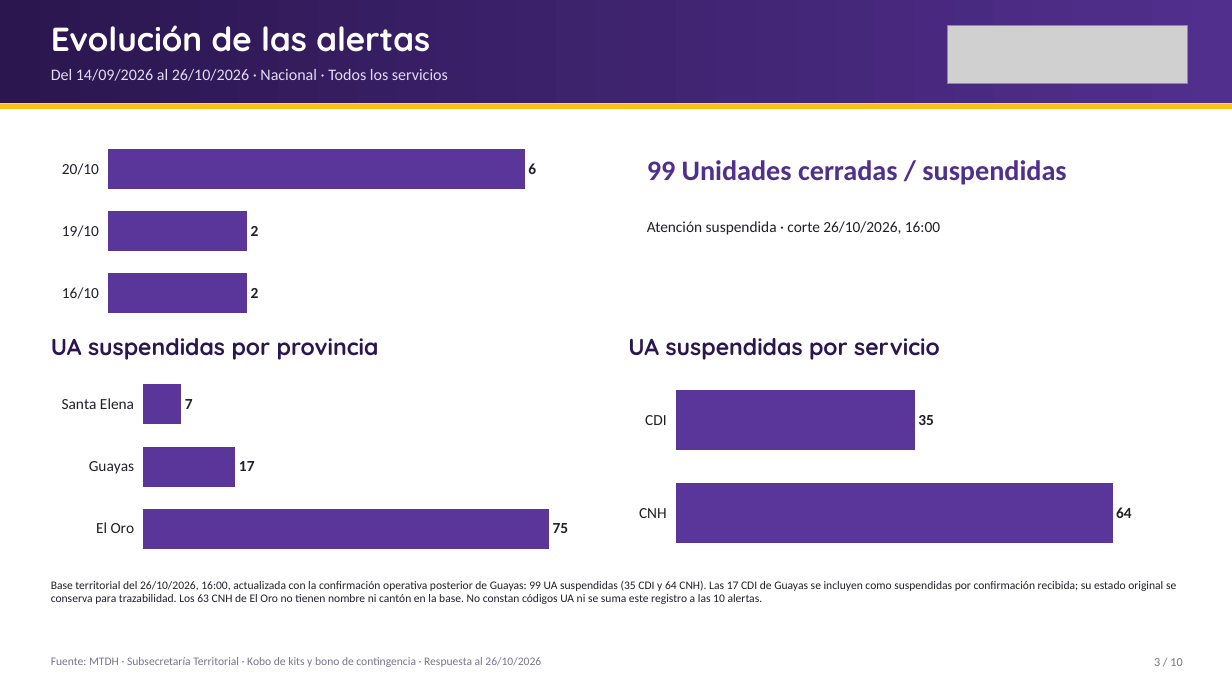
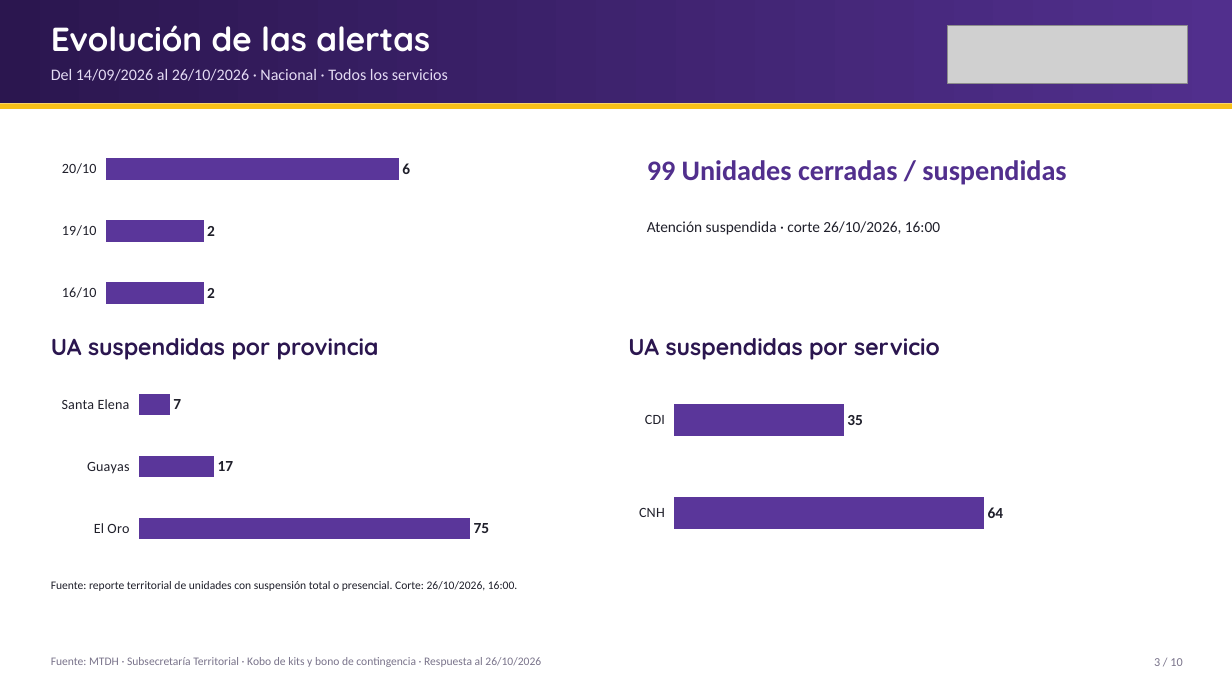
Before and after one commit to JuanAmbuludi/Sistema-Reporte-MTDH, a slide deck: slide 3 of docs/reportes/Seguimiento_ENOS_2026-10-26.pptx. Drawn at 1232x693 pixels with LibreOffice and Linux fonts; fonts in the diff are those of the drawing; grey boxes stand for pictures. Boxes give left, top, right and bottom in pixels: in the first picture for what was removed or moved away, otherwise in the second. Text is boxed around its words. In the diff, an @@ line names an element or a change of style, - is before the commit and + after.

```diff
--- a/docs/reportes/Seguimiento_ENOS_2026-10-26.pptx
+++ b/docs/reportes/Seguimiento_ENOS_2026-10-26.pptx
@@ bar chart at (51, 134, 605, 328) @@
@@ category axis changed @@
@@ value axis changed @@
@@ bar spacing changed @@
@@ bar chart at (51, 370, 587, 564) @@
@@ category axis changed @@
@@ value axis changed @@
@@ bar spacing changed @@
@@ bar chart at (628, 370, 1165, 564) @@
@@ category axis changed @@
@@ value axis changed @@
@@ bar spacing changed @@
@@ text at (51, 581, 517, 591): text changed @@
-Base territorial del 26/10/2026, 16:00, actualizada con la confirmación operativa posterior de Guayas: 99 UA suspendidas (35 CDI y 64 CNH). Las 17 CDI de Guayas se incluyen como suspendidas por confirmación recibida; su estado original se conserva para trazabilidad. Los 63 CNH de El Oro no tienen nombre ni cantón en la base. No constan códigos UA ni se suma este registro a las 10 alertas.
+Fuente: reporte territorial de unidades con suspensión total o presencial. Corte: 26/10/2026, 16:00.
```
Also in this commit, not shown: 6 other slides changed, 10 other files.
